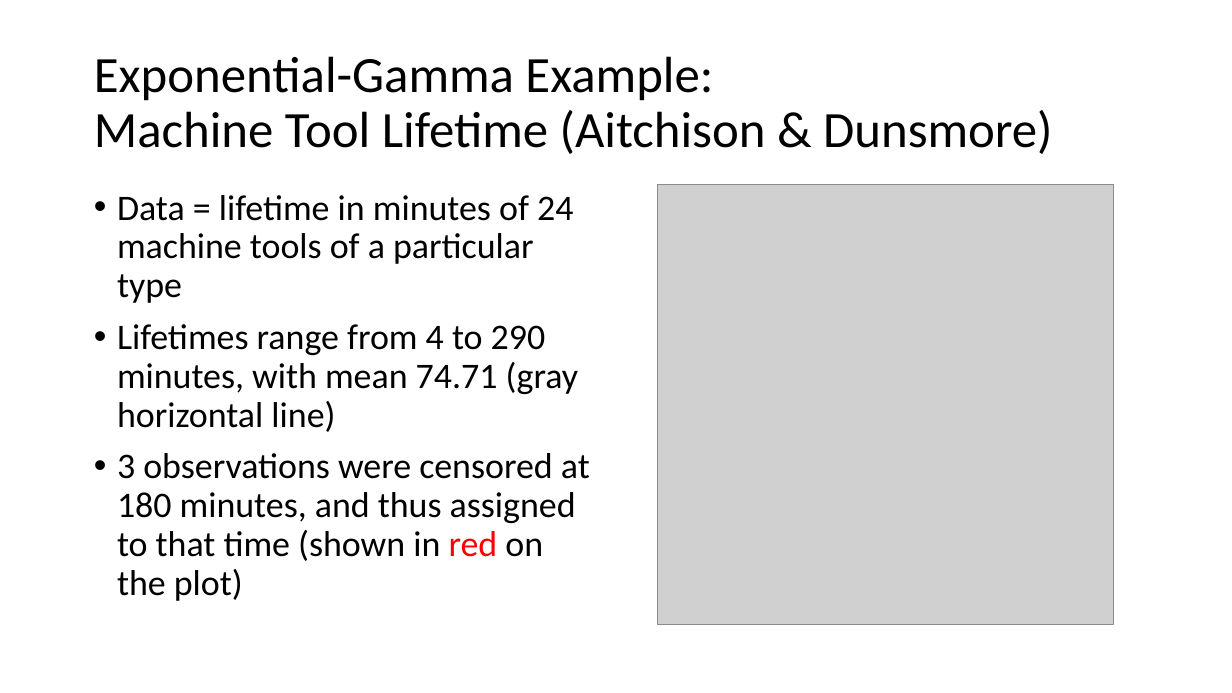
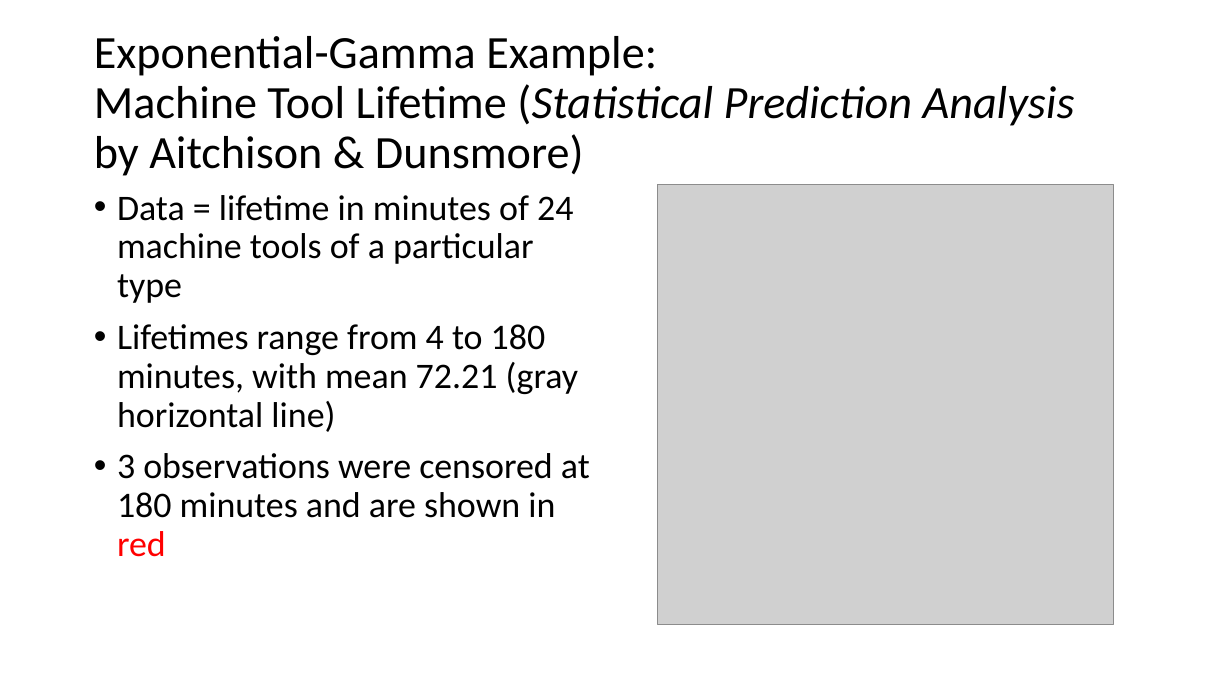
Before and after one commit to vgharris3/predictiveInference, a slide deck: slide 15 of Thesis_Files/ThesisDefense.pptx. Drawn at 1232x693 pixels with LibreOffice and Linux fonts; fonts in the diff are those of the drawing; grey boxes stand for pictures. Boxes give left, top, right and bottom in pixels: in the first picture for what was removed or moved away, otherwise in the second. Text is boxed around its words. In the diff, an @@ line names an element or a change of style, - is before the commit and + after.

Commit message:
Corrections through NormIGk(), including Dean's help on EG and PG examples prior parameter choices.

```diff
--- a/Thesis_Files/ThesisDefense.pptx
+++ b/Thesis_Files/ThesisDefense.pptx
@@ title at [94,36,1075,176]: text changed; size 39.6 to 36 pt @@
-Exponential-Gamma Example:
-Machine Tool Lifetime (Aitchison & Dunsmore)
+Exponential-Gamma Example:
+Machine Tool Lifetime (Statistical Prediction Analysis
+by Aitchison & Dunsmore)
@@ text at [117,324,590,557]: text changed @@
-• Lifetimes range from 4 to 290 minutes, with mean 74.71 (gray horizontal line)
-• 3 observations were censored at 180 minutes, and thus assigned to that time (shown in red on the plot)
+• Lifetimes range from 4 to 180 minutes, with mean 72.21 (gray horizontal line)
+• 3 observations were censored at 180 minutes and are shown in red
```
Also in this commit, not shown: 11 other slides changed, 7 slides added, 13 other files.
